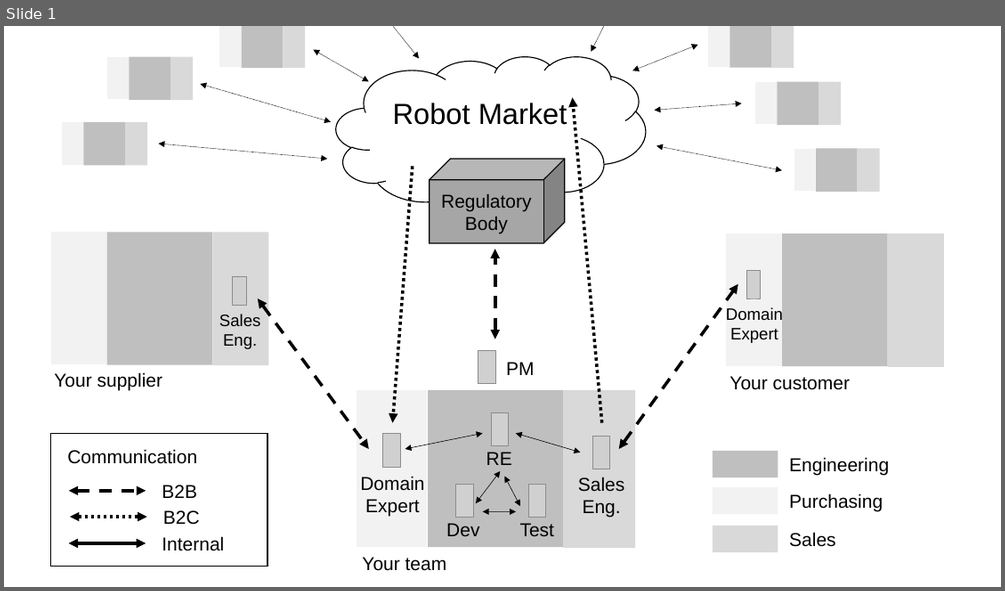
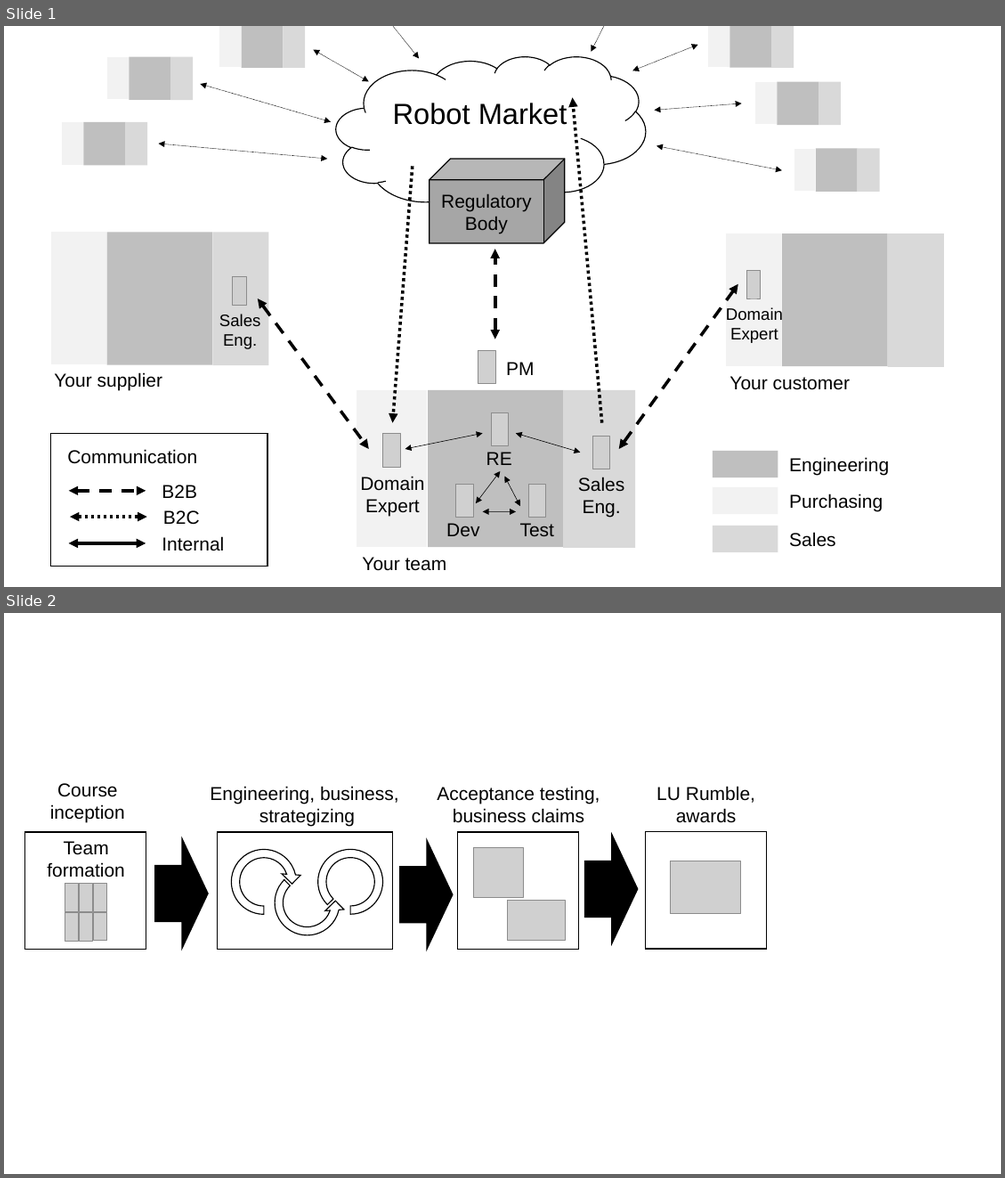
Before and after one commit to lunduniversity/introsofteng, a slide deck: project/rumble/etsa02_figures.pptx. Shown one above the other, each under a label of ours: slide 1 before the commit, slides 1 and 2 after it. The pictures are 1005x591 and 1005x1178 pixels, drawn with LibreOffice and Linux fonts; fonts in the diff are those of the drawing; grey boxes stand for pictures. Boxes give left, top, right and bottom in pixels: in the first picture for what was removed or moved away, otherwise in the second. Text is boxed around its words. In the diff, an @@ line names an element or a change of style, - is before the commit and + after.

```diff
--- a/project/rumble/etsa02_figures.pptx
+++ b/project/rumble/etsa02_figures.pptx
@@ slide 2 added at [4, 613, 1001, 1174], background #FFFFFF @@
@@ text added at [50, 783, 125, 823], 18 pt, text #000000 @@
+Course
+inception
@@ text added at [210, 786, 399, 826], 18 pt, text #000000 @@
+Engineering, business,
+strategizing
@@ text added at [437, 786, 600, 823], 18 pt, text #000000 @@
+Acceptance testing,
+business claims
@@ text added at [656, 786, 755, 823], 18 pt, text #000000 @@
+LU Rumble,
+awards
@@ rectangle added at [25, 832, 146, 949], outline #000000 1 pt @@
@@ text added at [47, 841, 124, 877], 18 pt, text #000000 @@
+Team formation
@@ right arrow added at [154, 836, 208, 951], fill #000000 @@
@@ rectangle added at [217, 832, 392, 949], outline #000000 1 pt @@
@@ circular arrow added at [226, 844, 301, 919], fill #FFFFFF, outline #000000 1 pt @@
@@ arch (boxed as its full ring) added at [318, 850, 383, 915], fill #FFFFFF, outline #000000 1 pt @@
@@ right arrow added at [399, 837, 453, 952], fill #000000 @@
@@ rectangle added at [458, 832, 578, 949], outline #000000 1 pt @@
@@ picture added at [473, 848, 523, 898] @@
@@ right arrow added at [584, 832, 638, 947], fill #000000 @@
@@ rectangle added at [646, 832, 766, 949], outline #000000 1 pt @@
@@ left circular arrow added at [269, 865, 345, 941], fill #FFFFFF, outline #000000 1 pt @@
@@ picture added at [671, 860, 741, 914] @@
@@ picture added at [65, 884, 79, 912] @@
@@ picture added at [80, 884, 93, 912] @@
@@ picture added at [94, 884, 107, 912] @@
@@ picture added at [507, 900, 565, 941] @@
@@ picture added at [65, 912, 79, 941] @@
@@ picture added at [80, 912, 93, 941] @@
@@ picture added at [94, 912, 107, 941] @@
```
Also in this commit, not shown: 1 slide changed, 6 other files.
